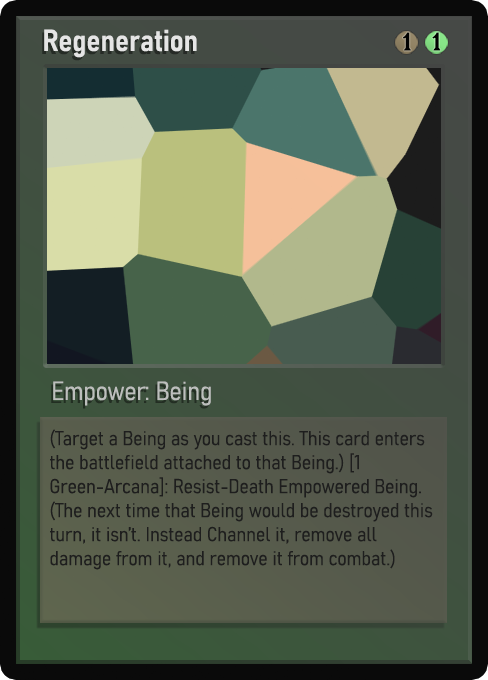
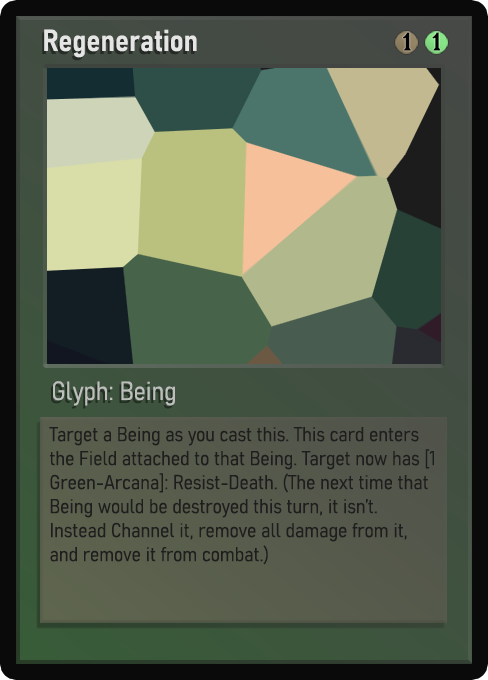
Comparing the layer stacks of the two 488 × 680 images. Changes:
painted on "Class" over [53, 381, 211, 406]
renamed "Desc_smaller" to "Desc_small", showed it, moved it above "Desc_smaller", painted on it over [49, 427, 434, 565]
renamed "Desc_small" to "Desc_smaller", hid it, painted on it over [49, 427, 433, 570]
